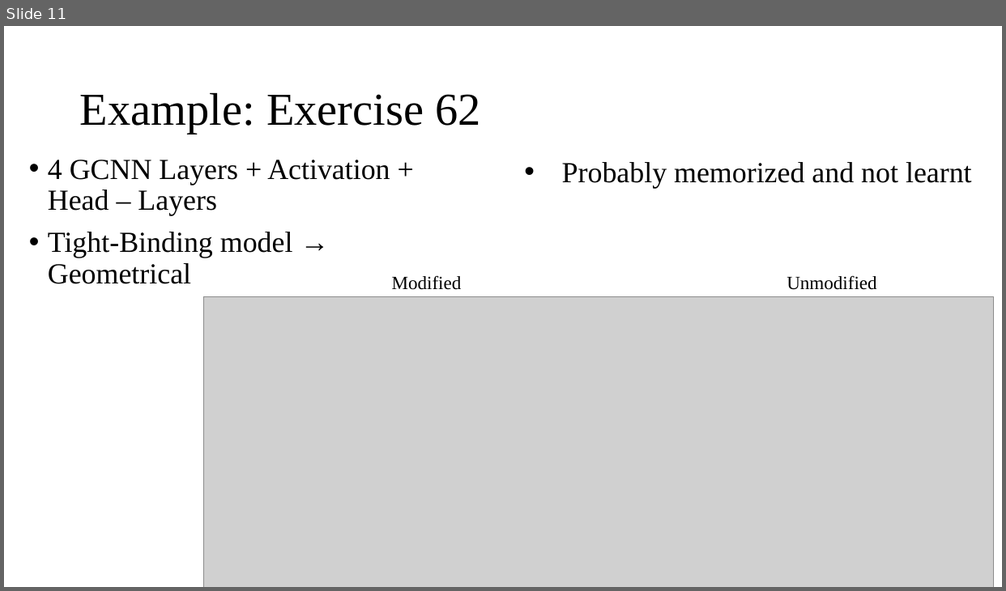
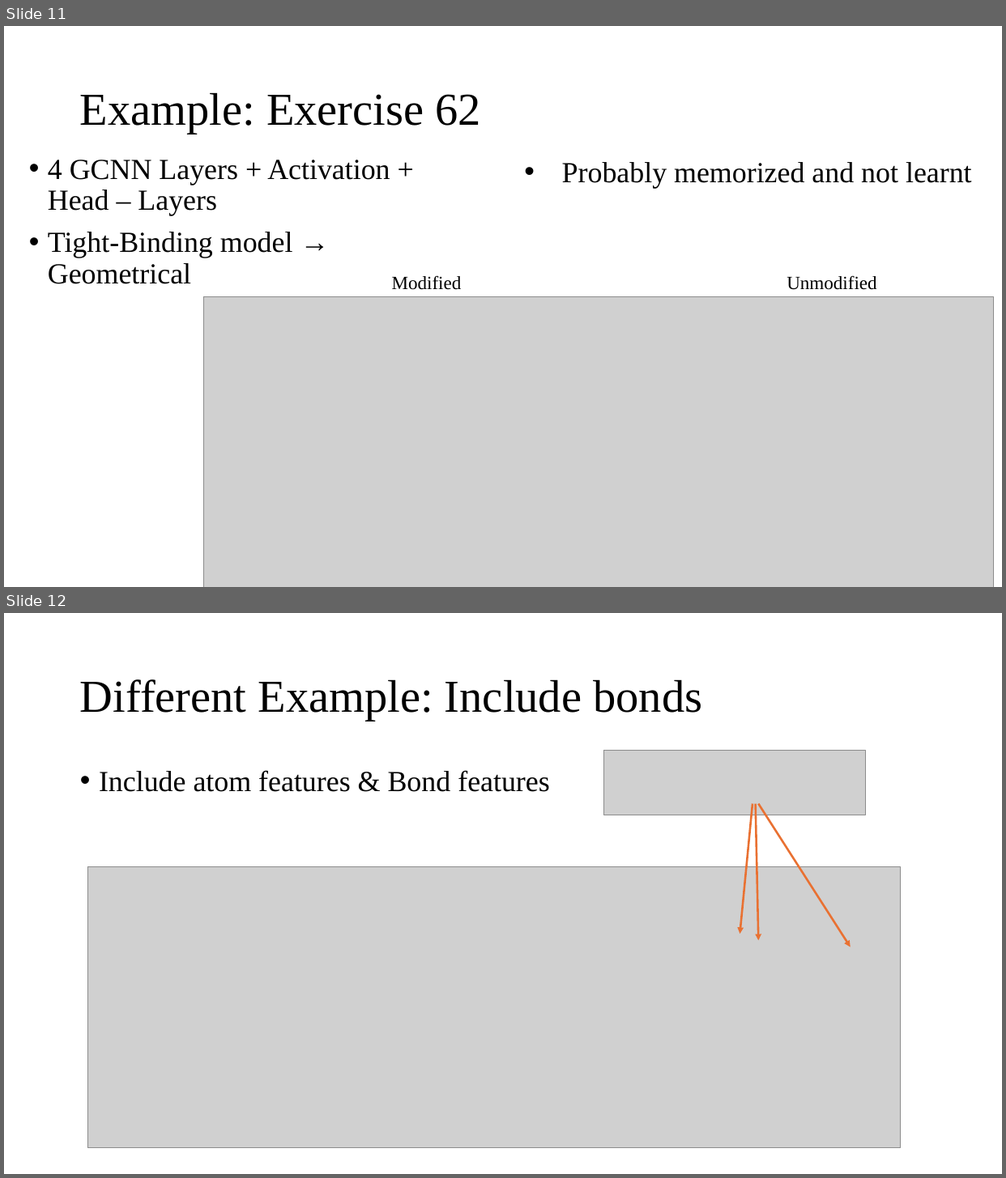
Before and after one commit to karsten3112/Computational-Physics, a slide deck: Portfolio-slides/Molecular graphs.pptx. Shown one above the other, each under a label of ours: slide 11 before the commit, slides 11 and 12 after it. The pictures are 1006x591 and 1006x1178 pixels, drawn with LibreOffice and Linux fonts; fonts in the diff are those of the drawing; grey boxes stand for pictures. Boxes give left, top, right and bottom in pixels: in the first picture for what was removed or moved away, otherwise in the second. Text is boxed around its words. In the diff, an @@ line names an element or a change of style, - is before the commit and + after.

```diff
--- a/Portfolio-slides/Molecular graphs.pptx
+++ b/Portfolio-slides/Molecular graphs.pptx
@@ slide 12 added at (4,613,1002,1174), background #FFFFFF @@
@@ title added at (80,679,702,721), 44 pt, text #000000 @@
+Different Example: Include bonds
@@ picture added at (603,750,865,815) @@
@@ text added at (99,770,550,792), 28 pt, text #000000 @@
+• Include atom features & Bond features
@@ arrow added from (752, 804) to (740, 934), #E97132 2 pt @@
@@ arrow added from (756, 804) to (759, 941), #E97132 2 pt @@
@@ arrow added from (759, 804) to (850, 948), #E97132 2 pt @@
@@ picture added at (88,867,901,1148) @@
```
Also in this commit, not shown: 3 slides changed, 2 other slides added, 21 other files.
